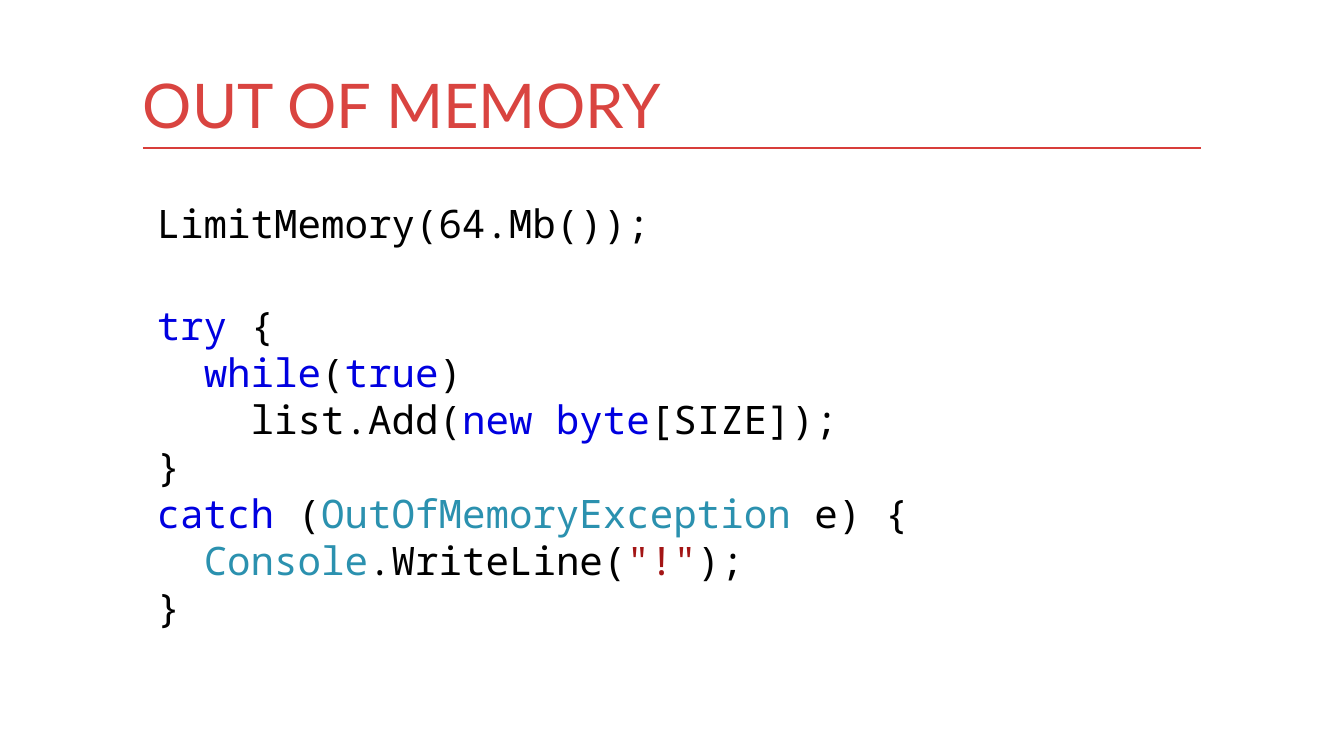
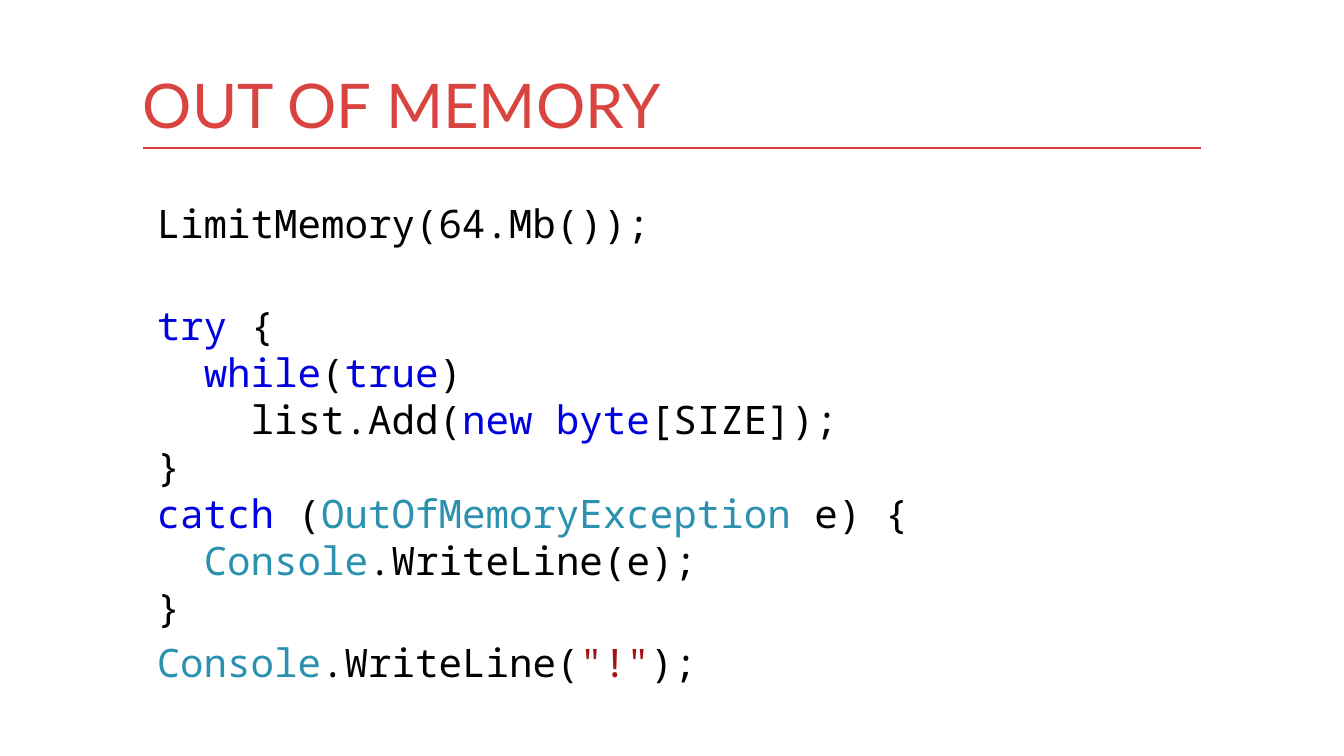
Before and after one commit to kontur-courses/exceptions, a slide deck: slide 35 of exceptions.pptx. Drawn at 1344x756 pixels with LibreOffice and Linux fonts; fonts in the diff are those of the drawing. Boxes give left, top, right and bottom in pixels: in the first picture for what was removed or moved away, otherwise in the second. Text is boxed around its words. In the diff, an @@ line names an element or a change of style, - is before the commit and + after.

```diff
--- a/exceptions.pptx
+++ b/exceptions.pptx
@@ text at (157, 313, 861, 684): text changed @@
-try {
-while(true)
-list.Add(new byte[SIZE]);
-}
-catch (OutOfMemoryException e) {
-Console.WriteLine("!");
-}
+try {
+while(true)
+list.Add(new byte[SIZE]);
+}
+catch (OutOfMemoryException e) {
+Console.WriteLine(e);
+}
+Console.WriteLine("!");
```
Also in this commit, not shown: 4 other slides changed, 1 slide added.
